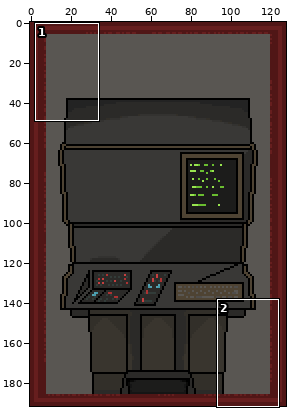
A sprite sheet gets an edit: assets/Company.png. Above: a wide view before the commit, with the close-up outlined.
Close-up. Before the commit:
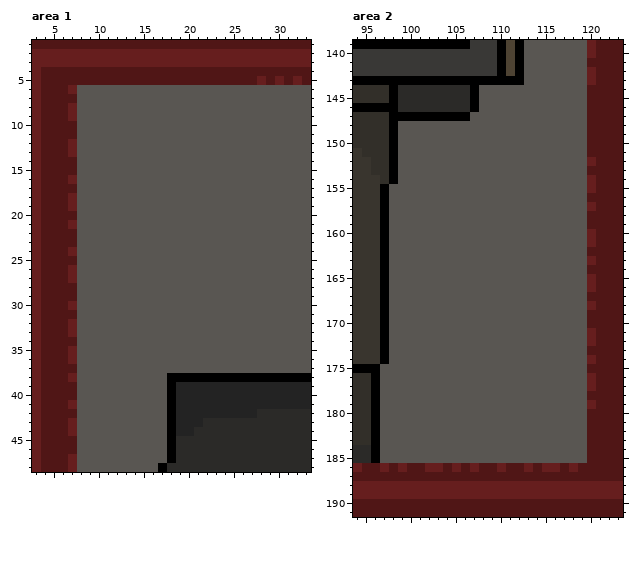
The file is 128x192 pixels. Colours within 5 levels of each other are drawn and written as one. Shown: area 1: x 3..33, y 1..48; area 2: x 94..123, y 139..191.
Now the later version:
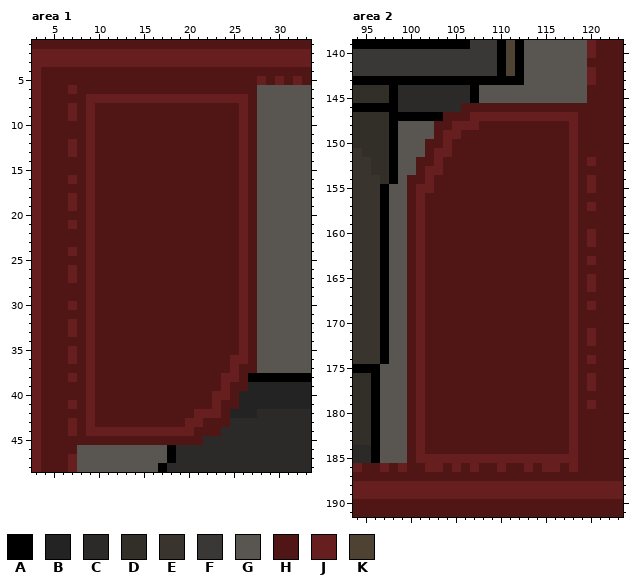
Palette (. is transparent): A #000000  B #232323  C #2b2a28  D #322f29  E #39352e  F #393836  G #595652  H #501616  J #661e1e  K #4e4333
Difference:
Area 1:
y 6: x 8..27 GGGGGGGGGGGGGGGGGGGG -> HHHHHHHHHHHHHHHHHHHH
y 7: x 8..27 GGGGGGGGGGGGGGGGGGGG -> HJJJJJJJJJJJJJJJJJJH
y 8..35: x 8..27 GGGGGGGGGGGGGGGGGGGG -> HJHHHHHHHHHHHHHHHHJH
y 36: x 8..27 GGGGGGGGGGGGGGGGGGGG -> HJHHHHHHHHHHHHHHHJJH
y 37: x 8..27 GGGGGGGGGGGGGGGGGGGG -> HJHHHHHHHHHHHHHHHJHH
y 38: x 8..26 GGGGGGGGGGAAAAAAAAA -> HJHHHHHHHHHHHHHHJJH
y 39: x 8..26 GGGGGGGGGGABBBBBBBB -> HJHHHHHHHHHHHHHHJHH
y 40: x 8..25 GGGGGGGGGGABBBBBBB -> HJHHHHHHHHHHHHHJJH
y 41: x 8..25 GGGGGGGGGGABBBBBBB -> HJHHHHHHHHHHHHHJHH
y 42: x 8..24 GGGGGGGGGGABBBBBB -> HJHHHHHHHHHHHJJJH
y 43: x 8..24 GGGGGGGGGGABBBCCC -> HJHHHHHHHHHHJJHHH
y 44: x 8..23 GGGGGGGGGGABBCCC -> HJJJJJJJJJJJJHHH
y 45: x 8..21 GGGGGGGGGGACCC -> HHHHHHHHHHHHHH
Area 2:
y 146: x 106..119 CAGGGGGGGGGGGG -> HHHHHHHHHHHHHH
y 147: x 104..119 AAAGGGGGGGGGGGGG -> HHHJJJJJJJJJJJJH
y 148: x 103..119 GGGGGGGGGGGGGGGGG -> HHJJJHHHHHHHHHHJH
y 149: x 103..119 GGGGGGGGGGGGGGGGG -> HJJHHHHHHHHHHHHJH
y 150: x 102..119 GGGGGGGGGGGGGGGGGG -> HHJHHHHHHHHHHHHHJH
y 151: x 102..119 GGGGGGGGGGGGGGGGGG -> HJJHHHHHHHHHHHHHJH
y 152: x 101..119 GGGGGGGGGGGGGGGGGGG -> HHJHHHHHHHHHHHHHHJH
y 153: x 101..119 GGGGGGGGGGGGGGGGGGG -> HJJHHHHHHHHHHHHHHJH
y 154: x 100..119 GGGGGGGGGGGGGGGGGGGG -> HHJHHHHHHHHHHHHHHHJH
y 155: x 100..119 GGGGGGGGGGGGGGGGGGGG -> HJJHHHHHHHHHHHHHHHJH
y 156..184: x 100..119 GGGGGGGGGGGGGGGGGGGG -> HJHHHHHHHHHHHHHHHHJH
y 185: x 100..119 GGGGGGGGGGGGGGGGGGGG -> HJJJJJJJJJJJJJJJJJJH
